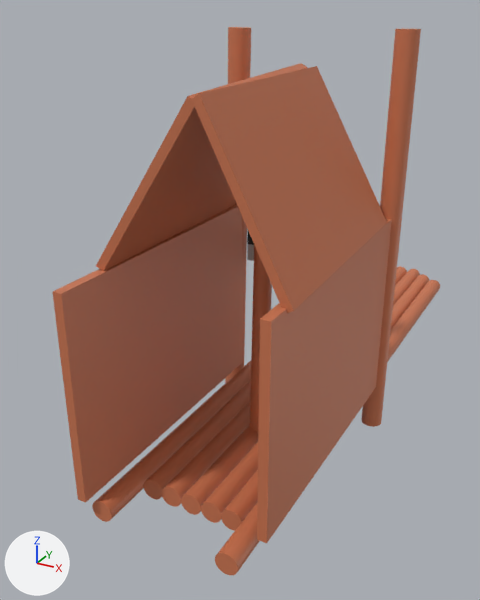
The FBX model Fall GameJam/Assets/WorldObj/FinishStation.fbx, before and after one commit.
Both versions are drawn from a 50 mm camera at (30.9, -55.4, 46.7) aimed at (-9.5, 18.0, 9.9). The axes (+X, +Y, +Z) are drawn at lower left. The lights are the same throughout. Where no turn or scale is listed for an object, it has been applied to the vertices.
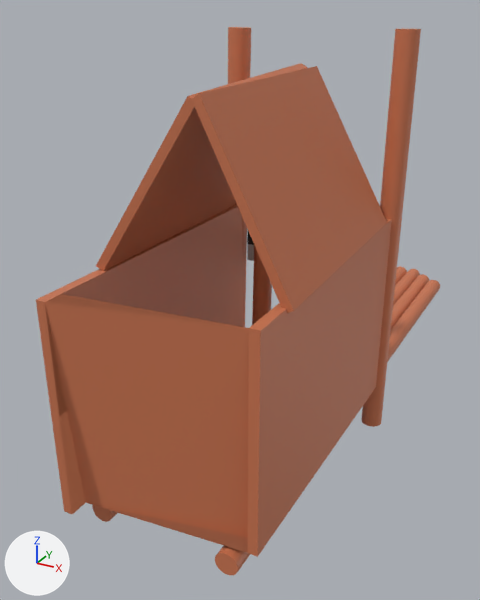
Commit message: update finish station
added backside

Where the change shows, as pixel boxes (x1, y1, x2, y2) in the pictures (480 x 600 px):
'Cube.011', reshaped
    before: (52, 27, 440, 575)
    after: (36, 27, 440, 575)
part 1 of me_cube_011, built on
    before: (52, 292, 271, 543)
    after: (36, 292, 271, 557)

The change, as a list of edits to the scene's bpy script:
```text
Change me_cube_011:
    used by ob_cube_011; location = (-8.5, 20.7, 18.4)
    remove me_cube_011.from_pydata(...)  # 800 vertices, 460 faces; spans x -4.5..18.7, y -35.5..50.0, z -25.4..26.1
    add me_cube_011.from_pydata(...)  # 808 vertices, 469 faces; spans x -4.5..18.7, y -37.6..50.0, z -25.4..26.1
    me_cube_011 part 1
    2 faces are deleted
    8 vertices are added at x -2.3..17.9, y -37.6..-33.5, z -19.0..4.7
    11 new faces join them, mat_material (picture img_finishstation_png)
```
